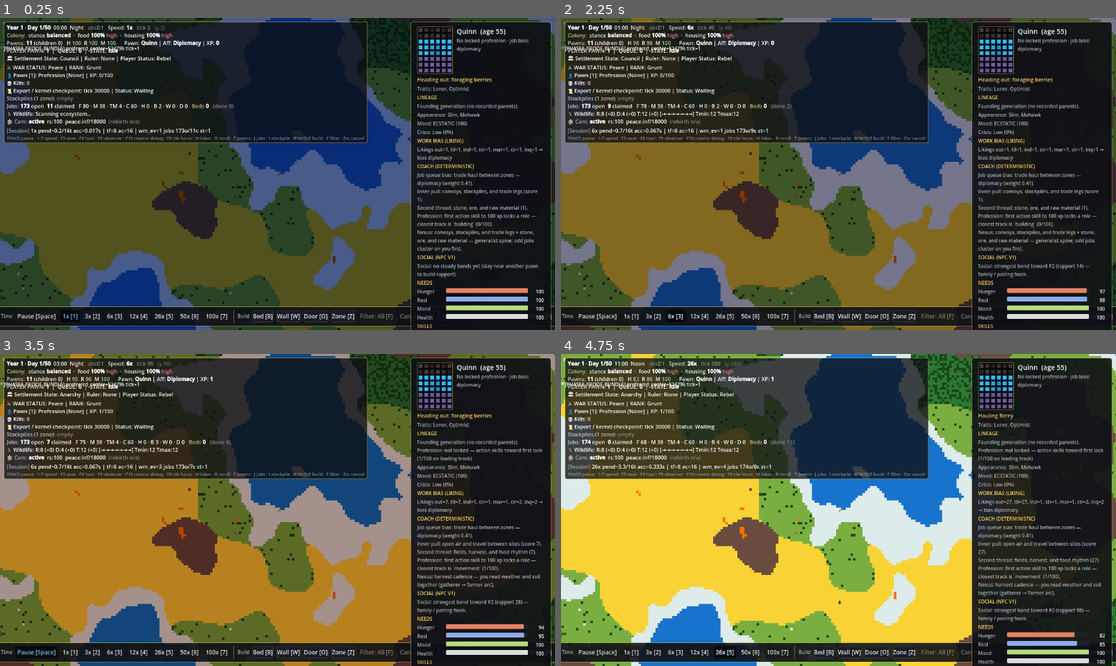
Above: before the commit, frames 1-4 (two rows, left to right).
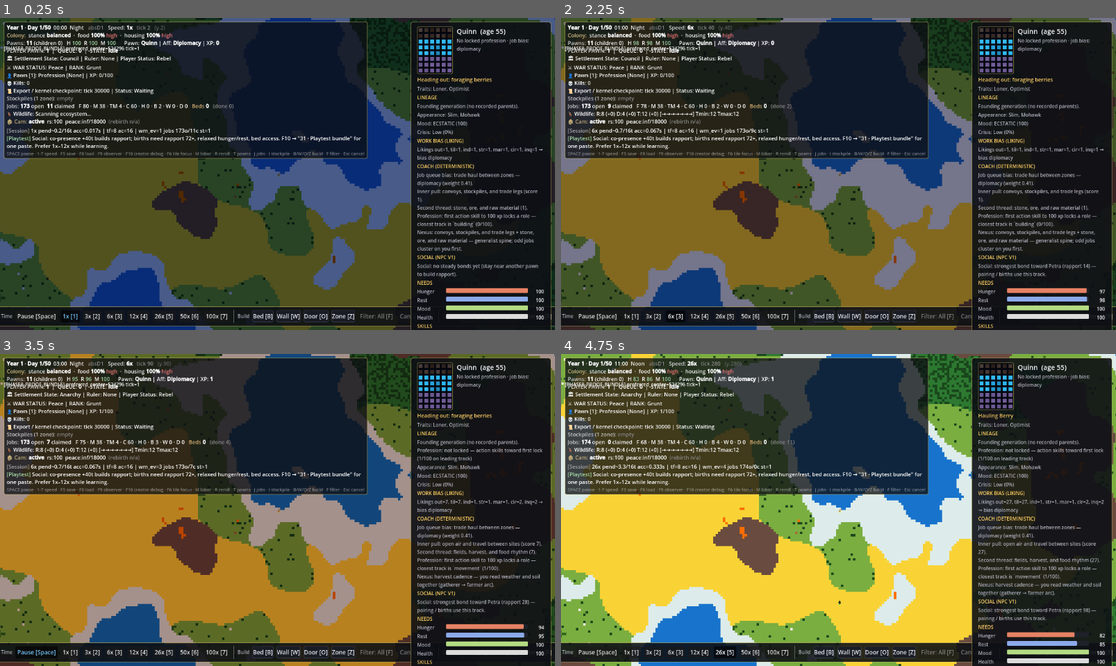
Above: after the commit, the same moments.

Repository: PVAGR/HeelKawn1
Game: Godot game, scene res://scenes/main/Main.tscn
Same seed, same stepped clock (60 frames per second), same inputs: the game is played once before the commit and once after it.
Inputs (mouse positions are in pixels of both pictures, inside the frame that each line leads up to):
- Up to frame 1 (0.25 s): no input
- Up to frame 2 (2.25 s): click "1x [1]" at 0.5 s; click "3x [2]" at 1.25 s; click "6x [3]" at 2 s
- Up to frame 3 (3.5 s): tap Enter at 2.75, 2.85 s; move the mouse to (399, 494) at 2.77 s; hold Right (ui_right) from 2.78 s (still down); click (399, 494) at 2.92 s; tap Space at 3.02 s
- Up to frame 4 (4.75 s): release Right (ui_right) at 3.5 s; click "12x [4]" at 3.5 s; click "26x [5]" at 4.25 s

The runs differ from the first frame. In frame 1, 3.8% of the frame differs, in the area x 0-67%, y 37-46%; in frame 2, 4.1%; in frame 3, 4.1%; in frame 4, 4.1%, in the area x 0-97%, y 37-86%.

Commit message:
Playtest: F10 bundle report, HUD hint, social peer name, checklist §6
Made-with: Cursor

Diff:
--- a/scripts/pawn/PawnData.gd
+++ b/scripts/pawn/PawnData.gd
@@ -803,13 +803,15 @@
 	return {"peer_id": best_id, "score": best_score}
 
 
-func social_status_line() -> String:
+func social_status_line(peer_display: String = "") -> String:
 	var t: Dictionary = top_social_rapport_peer()
 	var pid: int = int(t.get("peer_id", -1))
 	var sc: int = int(t.get("score", 0))
 	if pid < 0 or sc <= 0:
 		return "Social: no steady bonds yet (stay near another pawn to build rapport)."
-	return "Social: strongest bond toward #%d (rapport %d) — family / pairing hook." % [pid, sc]
+	var trimmed: String = peer_display.strip_edges()
+	var whom: String = trimmed if not trimmed.is_empty() else "#%d" % pid
+	return "Social: strongest bond toward %s (rapport %d) — pairing / births use this track." % [whom, sc]
 
 
 ## Serialize for `GameSave` (store_var). All numeric work flags included.
--- a/scripts/ui/ColonyHUD.gd
+++ b/scripts/ui/ColonyHUD.gd
@@ -182,6 +182,7 @@
 	lines.append(_wildlife_line())
 	lines.append(_settlement_revival_digest_line())
 	lines.append(_session_diag_line())
+	lines.append(_playtest_social_birth_hint_line())
 	_label.text = "\n".join(lines)
 
 
@@ -444,6 +445,14 @@
 
 
 ## One-line snapshot for AI/debug sessions (HUD copy-paste; reduces need for console spam).
+func _playtest_social_birth_hint_line() -> String:
+	return (
+		"[color=#a5d6a7][Playtest][/color] Social: co-presence +40t builds rapport; "
+		+ "births need rapport 72+, relaxed hunger/rest, bed access. "
+		+ "F10 → \"31 · Playtest bundle\" for one paste. Prefer 1x–12x while learning."
+	)
+
+
 func _session_diag_line() -> String:
 	var d: Dictionary = GameManager.sim_diag()
 	var wc: int = WorldMemory.event_count()
--- a/scripts/ui/CreatorDebugMenu.gd
+++ b/scripts/ui/CreatorDebugMenu.gd
@@ -38,6 +38,7 @@
 	{"id": "player_intents", "label": "28 · PlayerIntentQueue (spec + session queue)"},
 	{"id": "factions", "label": "29 · FactionRegistry (house stub per settlement)"},
 	{"id": "religion_lens", "label": "30 · ReligionLens (read-only sacred+myth overlay)"},
+	{"id": "playtest_bundle", "label": "31 · Playtest bundle (one paste)"},
 ]
 
 var _root_panel: PanelContainer = null
@@ -77,7 +78,7 @@
 	margin.add_theme_constant_override("margin_bottom", PAD)
 	add_child(margin)
 	_root_panel = PanelContainer.new()
-	_root_panel.custom_minimum_size = Vector2(PANEL_W, 620)
+	_root_panel.custom_minimum_size = Vector2(PANEL_W, 680)
 	margin.add_child(_root_panel)
 	var style := StyleBoxFlat.new()
 	style.bg_color = Color(0.06, 0.07, 0.1, 0.94)
@@ -90,7 +91,7 @@
 	style.content_margin_bottom = PAD
 	_root_panel.add_theme_stylebox_override("panel", style)
 	_scroll = ScrollContainer.new()
-	_scroll.custom_minimum_size = Vector2(PANEL_W - 24, 560)
+	_scroll.custom_minimum_size = Vector2(PANEL_W - 24, 620)
 	_root_panel.add_child(_scroll)
 	_vbox = VBoxContainer.new()
 	_vbox.add_theme_constant_override("separation", 5)
@@ -179,6 +180,8 @@
 			_report_factions()
 		"religion_lens":
 			_report_religion_lens()
+		"playtest_bundle":
+			_report_playtest_bundle()
 		_:
 			print("Unknown report_id=%s" % report_id)
 	print("=== HEELKAWN_DEBUG_REPORT:%s:tick=%d END ===" % [report_id, tick])
@@ -561,6 +564,43 @@
 	print(ReligionLens.digest_settlements(12))
 
 
+func _report_playtest_bundle() -> void:
+	print("[PLAYTEST_BUNDLE] tick=%d" % GameManager.tick_count)
+	print("[PLAYTEST_BUNDLE] sim_diag=%s" % str(GameManager.sim_diag()))
+	print(
+			"[PLAYTEST_BUNDLE] pawns=%d settlements=%d wm_events=%d"
+			% [
+				_get_playtest_pawn_count(),
+				SettlementMemory.settlements.size(),
+				WorldMemory.event_count(),
+			]
+	)
+	print("[PLAYTEST_BUNDLE] --- PlayerIntentQueue ---")
+	print(PlayerIntentQueue.debug_summary_block())
+	print("[PLAYTEST_BUNDLE] --- FactionRegistry ---")
+	print(FactionRegistry.debug_summary_block())
+	print("[PLAYTEST_BUNDLE] --- ReligionLens (6 settlements max) ---")
+	print(ReligionLens.digest_settlements(6))
+	print(
+			"[PLAYTEST_BUNDLE] hint: run at 1x–12x first; watch Colony HUD Playtest line + pawn Social; "
+			+ "F5 save before 50x+; Esc closes F10 menu."
+	)
+
+
+func _get_playtest_pawn_count() -> int:
+	var m: Main = _main()
+	if m == null:
+		return -1
+	var ps: PawnSpawner = m.get_node_or_null("WorldViewport/PawnSpawner") as PawnSpawner
+	if ps == null:
+		return -1
+	var n: int = 0
+	for p in ps.pawns:
+		if p != null and is_instance_valid(p):
+			n += 1
+	return n
+
+
 func _report_profession_liking() -> void:
 	var m: Main = _main()
 	if m == null:
--- a/scripts/ui/PawnInfoPanel.gd
+++ b/scripts/ui/PawnInfoPanel.gd
@@ -462,7 +462,16 @@
 			coach_sb += hints[hi]
 		_coach_label.text = coach_sb
 	if _social_label != null:
-		_social_label.text = d.social_status_line()
+		var peer_disp: String = ""
+		var tr: Dictionary = d.top_social_rapport_peer()
+		var pid: int = int(tr.get("peer_id", -1))
+		if pid >= 0:
+			var spawner: PawnSpawner = _pawn_spawner()
+			if spawner != null:
+				var peer_data: PawnData = spawner.pawn_data_for_id(pid)
+				if peer_data != null:
+					peer_disp = str(peer_data.display_name).strip_edges()
+		_social_label.text = d.social_status_line(peer_disp)
 	if _action_skills_label != null:
 		_action_skills_label.text = (
 				"Action xp  move %d  farm %d  build %d  gather %d  combat %d"
Not shown, changed: HEELKAWN.txt
Not shown, changed: PLAYTEST_CHECKLIST.md
